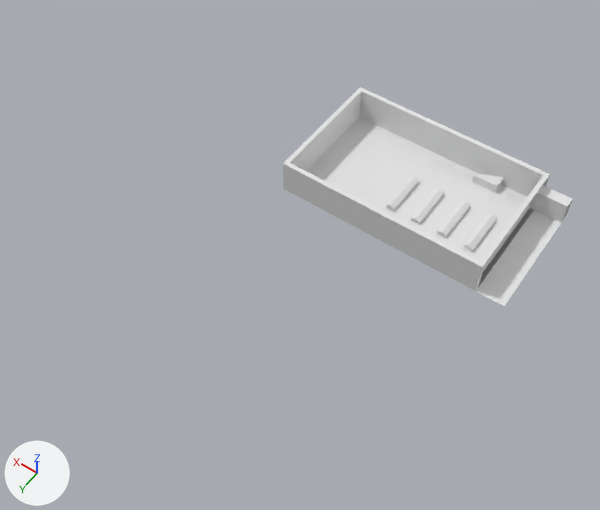
A saved change to the Blender file Test3D/res/supermarket.blend.
Camera for both pictures: a 50 mm camera at (-80.0, 222.0, 256.0) aimed at (35.0, 59.0, 2.0). The axes (+X, +Y, +Z) are drawn at lower left. The lights are the same throughout.
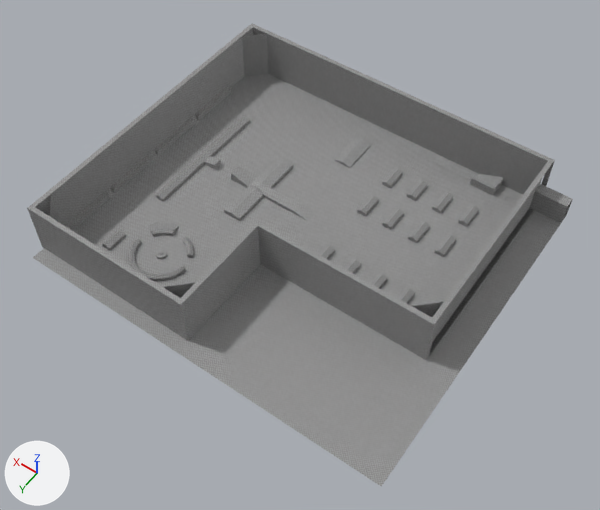
Edits to the bpy script that builds the scene:
```text
Change me_cube:
    remove me_cube.from_pydata(...)  # 540 vertices, 459 faces; spans x -40.0..62.0, y -23.0..34.0, z 0.0..15.0
    add me_cube.from_pydata(...)  # 1284 vertices, 1100 faces; spans x -40.0..121.0, y -23.0..114.0, z -1.3..23.0
    me_cube part 1: the loose piece of 12 vertices spanning x -18.0..-14.0, y -2.0..18.0, z 0.0..2.5 is scaled about its middle by (1, 0.5, 1), then moved by (44.0, -5.0, 0.0), in mat_material (picture img_grid_png)
    me_cube part 2: the loose piece of 160 vertices spanning x -2.0..17.9, y -16.1..-15.9, z 0.0..2.1 is moved by (0.0, 2.0, 0.0), in mat_material (picture img_grid_png)
    me_cube part 3: the loose piece of 12 vertices spanning x 18.0..22.0, y -2.0..18.0, z 0.0..2.5 is copied, and the copy is scaled about its middle by (1, 0.463, 1), then moved by (80.0, 87.4, 0.0), in mat_material (picture img_grid_png); it spans x 98.0..102.0, y 90.8..100.0, z 0.0..2.5
    me_cube part 4: the loose piece of 12 vertices spanning x 18.0..22.0, y -2.0..18.0, z 0.0..2.5 is copied, and the copy is scaled about its middle by (2, 0.825, 1), then moved by (30.0, -8.2, -0.9), in mat_material (picture img_grid_png); it spans x 46.0..54.0, y -8.5..8.0, z -0.9..1.6
    me_cube part 5: the loose piece of 12 vertices spanning x 18.0..22.0, y -2.0..18.0, z 0.0..2.5 is copied, and the copy is scaled about its middle by (1, 0.5, 1), then moved by (8.0, 46.0, 0.1), in mat_material (picture img_grid_png); it spans x 26.0..30.0, y 49.0..59.0, z 0.1..2.6
    me_cube part 6: the loose piece of 12 vertices spanning x 18.0..22.0, y -2.0..18.0, z 0.0..2.5 is copied, and the copy is scaled about its middle by (1, 0.5, 1), then moved by (-4.0, 46.0, 0.1), in mat_material (picture img_grid_png); it spans x 14.0..18.0, y 49.0..59.0, z 0.1..2.6
    me_cube part 7: the loose piece of 12 vertices spanning x 6.0..10.0, y -2.0..18.0, z 0.0..2.5 is copied, and the copy is scaled about its middle by (1, 0.5, 1), then moved by (-4.0, 46.0, 0.1), in mat_material (picture img_grid_png); it spans x 2.0..6.0, y 49.0..59.0, z 0.1..2.6
    me_cube part 8: the loose piece of 12 vertices spanning x -6.0..-2.0, y -2.0..18.0, z 0.0..2.5 is copied, and the copy is scaled about its middle by (1, 0.5, 1), then moved by (-4.0, 46.0, 0.1), in mat_material (picture img_grid_png); it spans x -10.0..-6.0, y 49.0..59.0, z 0.1..2.6
    me_cube part 9: the loose piece of 12 vertices spanning x 18.0..22.0, y -2.0..18.0, z 0.0..2.5 is copied, and the copy is scaled about its middle by (1, 0.5, 1), then moved by (8.0, 14.0, 0.0), in mat_material (picture img_grid_png); it spans x 26.0..30.0, y 17.0..27.0, z 0.0..2.5
    me_cube part 10: the loose piece of 12 vertices spanning x 18.0..22.0, y -2.0..18.0, z 0.0..2.5 is copied, and the copy is scaled about its middle by (1, 0.5, 1), then moved by (-4.0, 14.0, 0.0), in mat_material (picture img_grid_png); it spans x 14.0..18.0, y 17.0..27.0, z 0.0..2.5
    me_cube part 11: the loose piece of 12 vertices spanning x 6.0..10.0, y -2.0..18.0, z 0.0..2.5 is copied, and the copy is scaled about its middle by (1, 0.5, 1), then moved by (-4.0, 14.0, 0.0), in mat_material (picture img_grid_png); it spans x 2.0..6.0, y 17.0..27.0, z 0.0..2.5
    me_cube part 12: the loose piece of 12 vertices spanning x -6.0..-2.0, y -2.0..18.0, z 0.0..2.5 is copied, and the copy is scaled about its middle by (1, 0.5, 1), then moved by (-4.0, 14.0, 0.0), in mat_material (picture img_grid_png); it spans x -10.0..-6.0, y 17.0..27.0, z 0.0..2.5
    me_cube part 13: a new loose piece, a box spanning x 117.0..119.0, y 26.0..50.0, z 0.0..3.0, in mat_material (picture img_grid_png)
    me_cube part 14: a new loose piece, a box spanning x 117.0..119.0, y -1.0..23.0, z 0.0..3.0, in mat_material (picture img_grid_png)
    me_cube part 15: a new loose piece, a box spanning x 117.0..119.0, y 53.0..77.0, z 0.0..3.0, in mat_material (picture img_grid_png)
    me_cube part 16: 85 vertices removed from x -28.0..62.0, y -23.0..34.0, z 0.0..15.0; 685 vertices added at x -28.0..121.0, y -23.0..114.0, z -1.3..23.0
    me_cube part 17: 8 faces spanning x -40.0..-26.0, y -23.0..-16.0, z 0.0..10.0 switch from no material to mat_material (picture img_grid_png)
Change me_plane_001:
    where me_plane_001.from_pydata(...)  # 4 vertices, 1 face; spans x -40.0..62.0, y -22.0..34.0, z 0.0
    me_plane_001 part 18
    me_plane_001.vertices[1].co: (62.0, -22.0, 0.0) -> (120.0, -22.0, 0.0)
    me_plane_001.vertices[2].co: (-40.0, 34.0, 0.0) -> (-40.0, 120.0, 0.0)  # pixel (504, 306) -> pixel (381, 486)
    me_plane_001.vertices[3].co: (62.0, 34.0, 0.0) -> (120.0, 120.0, 0.0)  # pixel (283, 188) -> pixel (32, 257)
    add me_plane_001.materials.append(mat_material)  # picture img_grid_png
```

What differs and where, as boxes [x1, y1, x2, y2] in the pictures (600 x 510 px; the box of a moved part takes in the faces that stretch with it):
'Plane', recoloured, reshaped (white to grey): before [307, 117, 566, 306]; after [33, 74, 566, 487]
'Cube', reshaped (88% wider, 65% taller): before [283, 87, 573, 291]; after [27, 23, 573, 360]
part 1 of me_cube, moved or reshaped: before [464, 214, 497, 252]; after [382, 168, 403, 188]
part 2 of me_cube, moved or reshaped: before [436, 160, 472, 177]; after [433, 162, 471, 180]
part 3 of me_cube, added: after [102, 229, 126, 250]
part 4 of me_cube, added: after [334, 137, 371, 168]
part 5 of me_cube, added: after [318, 244, 335, 259]
part 6 of me_cube, added: after [344, 258, 361, 274]
part 7 of me_cube, added: after [370, 273, 387, 288]
part 8 of me_cube, added: after [398, 288, 415, 304]
part 9 of me_cube, added: after [357, 195, 379, 216]
part 10 of me_cube, added: after [382, 208, 404, 230]
part 11 of me_cube, added: after [408, 221, 430, 243]
part 12 of me_cube, added: after [434, 234, 456, 257]
part 13 of me_cube, added: after [154, 118, 194, 156]
part 14 of me_cube, added: after [195, 85, 232, 120]
part 15 of me_cube, added: after [110, 154, 154, 194]
part 16 of me_cube, built on: before [283, 87, 550, 291]; after [27, 23, 555, 360]
part 17 of me_cube, recoloured: [530, 182, 573, 223] in both
